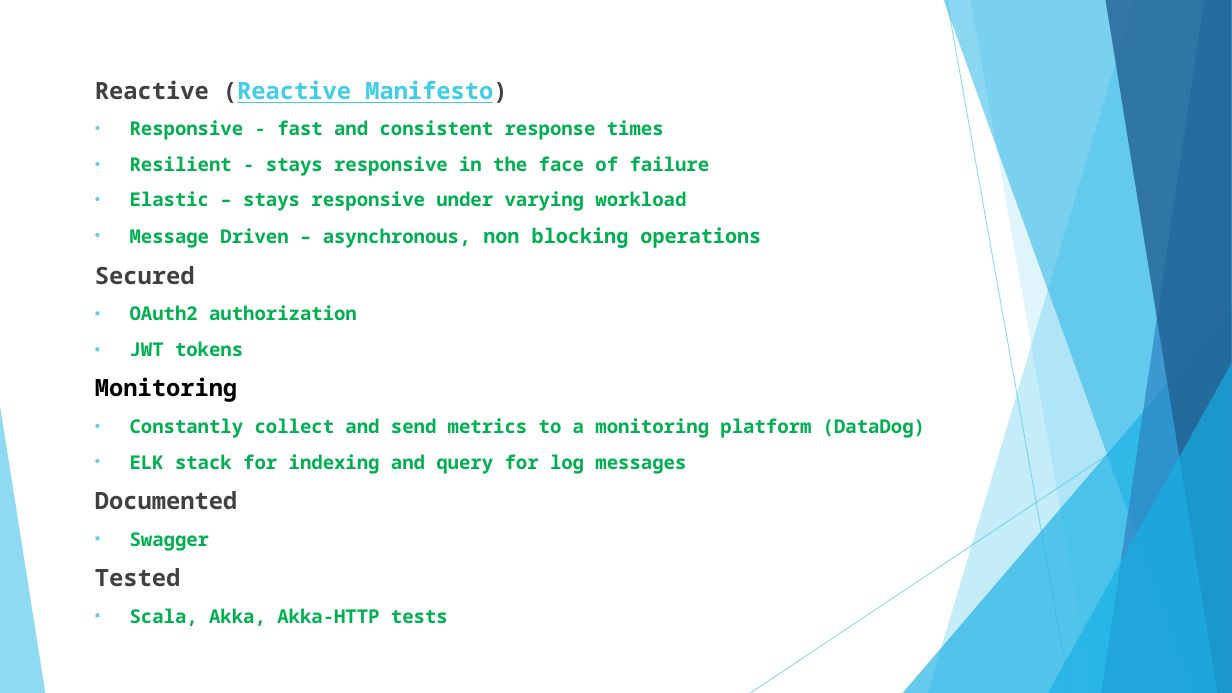
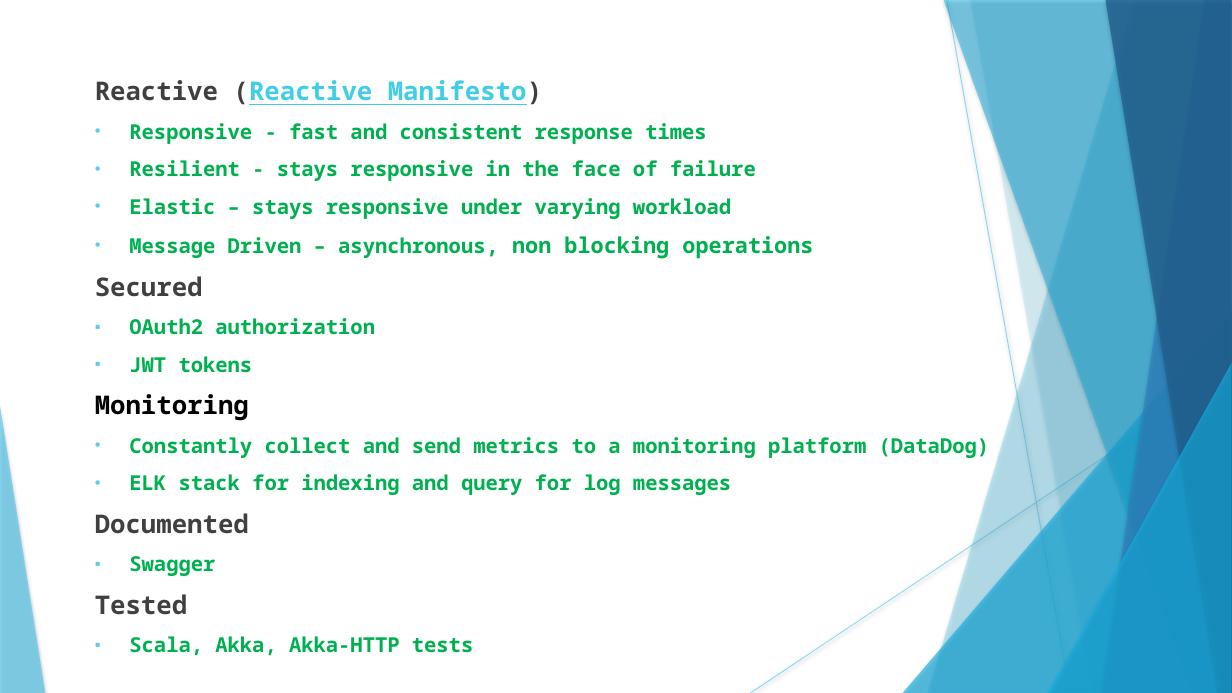
Before and after one commit to gmax-ws/akka-hhtp-microservice, a slide deck: slide 2 of presentation/reactive-microservice.pptx. Drawn at 1232x693 pixels with LibreOffice and Linux fonts; fonts in the diff are those of the drawing. Boxes give left, top, right and bottom in pixels: in the first picture for what was removed or moved away, otherwise in the second. Text is boxed around its words. In the diff, an @@ line names an element or a change of style, - is before the commit and + after.

```diff
--- a/presentation/reactive-microservice.pptx
+++ b/presentation/reactive-microservice.pptx
@@ line (947, 0) - (1070, 693): stroke #5FCBEF 0.75 pt to #5FCBEF 0.74 pt @@
@@ freeform shape at box(970, 0, 1232, 693): shadow on; outline redrawn @@
@@ text "Reactive (Reactive Manifesto)" at box(95, 80, 990, 615): size 18.5 to 20 pt in "Reactive (Reactive Manifesto)", "Secured", "Monitoring", "Documented" and 1 more places; size 14.8 to 16 pt in "Responsive - fast and consistent response times", "Resilient - stays responsive in the face ...", "Elastic – stays responsive under varying workload", "Message Driven – asynchronous," and 6 more places; size 15.7 to 17 pt in "asynchronous, non blocking operations"; indent changed @@
@@ line (1232, 372) - (750, 693): stroke #5FCBEF 0.75 pt to #5FCBEF 0.74 pt @@
@@ shadow on in 7 elements at box(928, 0, 1232, 693), box(903, 308, 1232, 693), box(944, 0, 1232, 693), box(1102, 0, 1232, 693), box(1105, 0, 1232, 693), box(1048, 363, 1232, 693), box(0, 406, 45, 693) @@
```
Also in this commit, not shown: 21 other slides changed, 4 other files.
